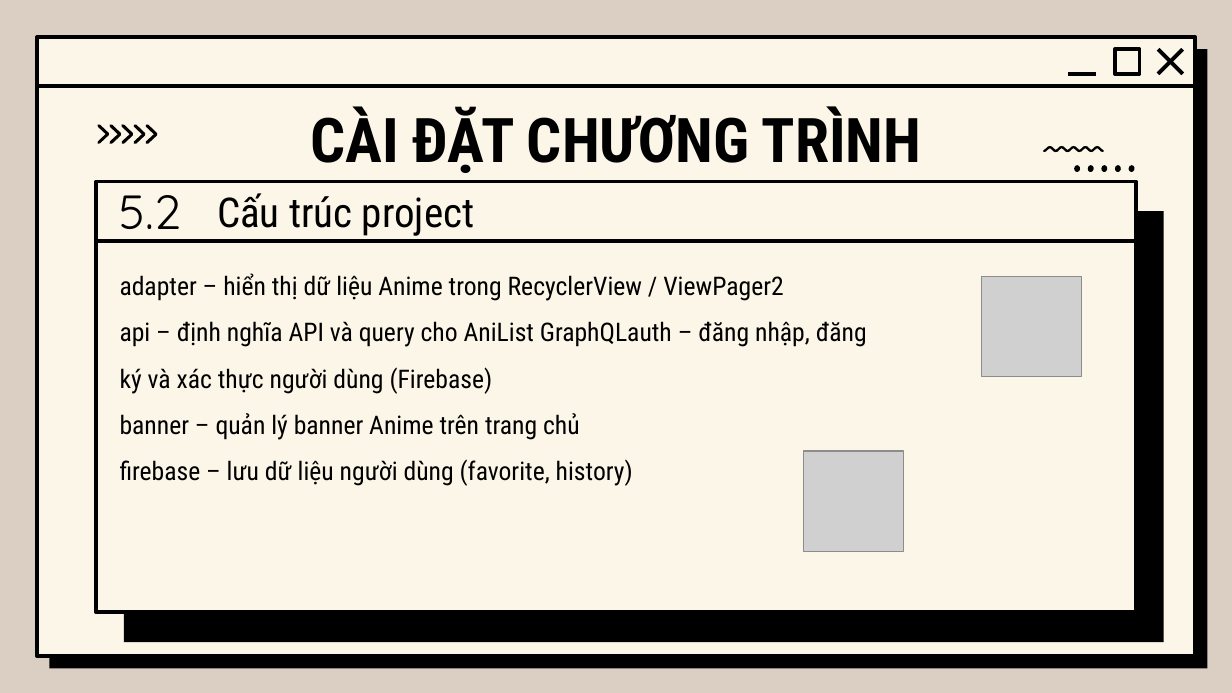
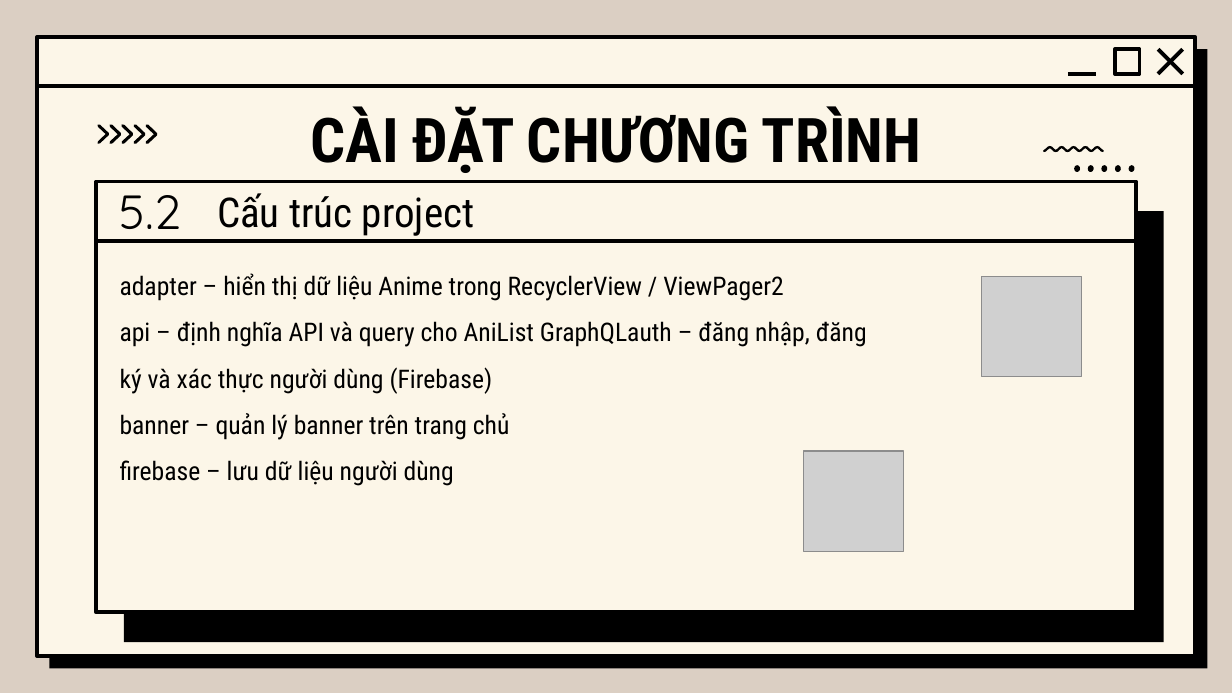
Before and after one commit to Manhwa-Academy/trailer, a slide deck: slide 29 of baocao/báo cáo.pptx. Drawn at 1232x693 pixels with LibreOffice and Linux fonts; fonts in the diff are those of the drawing; grey boxes stand for pictures; background and template pictures are left out. Boxes give left, top, right and bottom in pixels: in the first picture for what was removed or moved away, otherwise in the second. Text is boxed around its words. In the diff, an @@ line names an element or a change of style, - is before the commit and + after.

```diff
--- a/baocao/báo cáo.pptx
+++ b/baocao/báo cáo.pptx
@@ text at (x1=120, y1=413, x2=510, y2=486): text changed @@
-banner – quản lý banner Anime trên trang chủ
-firebase – lưu dữ liệu người dùng (favorite, history)
+banner – quản lý banner trên trang chủ
+firebase – lưu dữ liệu người dùng
```
Also in this commit, not shown: 14 other slides changed.
